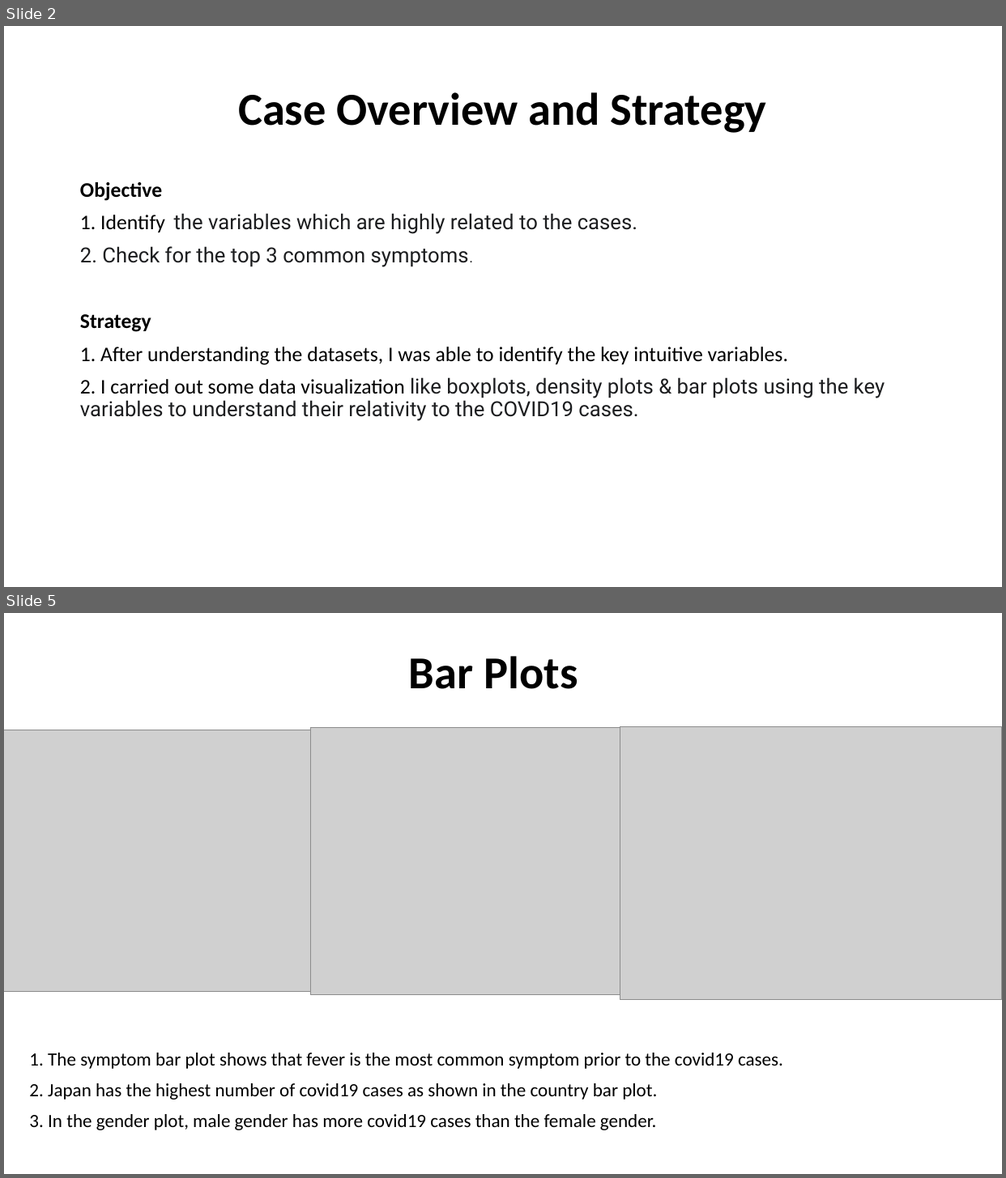
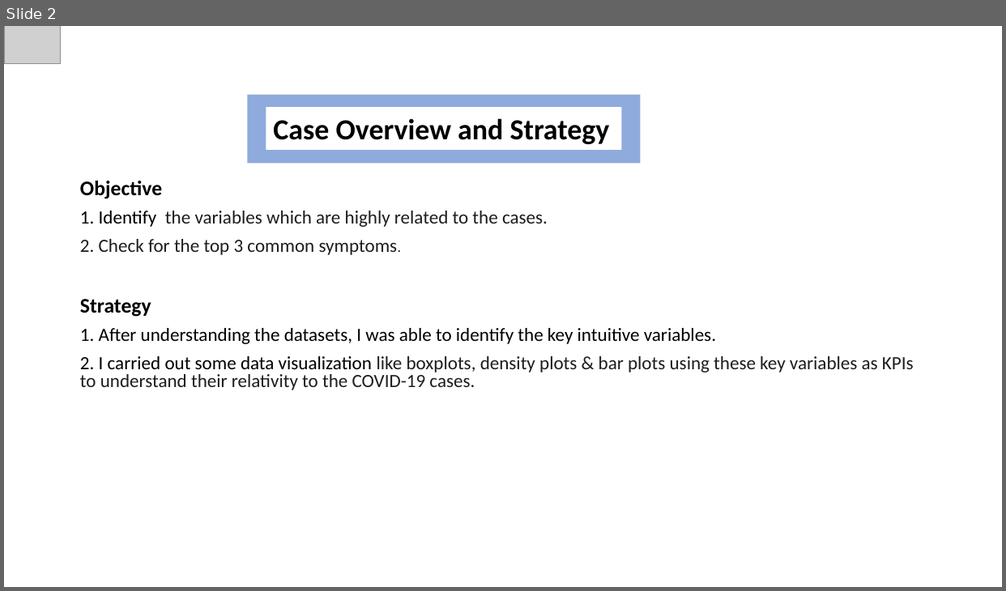
Before and after one commit to SireGift/Exploratory_Data_Analysis_for_COVID19, a slide deck: COVID19_Dataset_Report.pptx. Shown one above the other, each under a label of ours: slides 2 and 5 before the commit, slide 2 after it; the slides between them are not shown. The pictures are 1006x1178 and 1006x591 pixels, drawn with LibreOffice and Linux fonts; fonts in the diff are those of the drawing; grey boxes stand for pictures. Boxes give left, top, right and bottom in pixels: in the first picture for what was removed or moved away, otherwise in the second. Text is boxed around its words. In the diff, an @@ line names an element or a change of style, - is before the commit and + after.

```diff
--- a/COVID19_Dataset_Report.pptx
+++ b/COVID19_Dataset_Report.pptx
@@ slide 5 removed at bbox=[4, 613, 1002, 1174], background #FFFFFF @@
@@ title removed at bbox=[409, 656, 577, 689] @@
-Bar Plots
@@ picture removed at bbox=[4, 730, 338, 992] @@
@@ picture removed at bbox=[310, 727, 671, 995] @@
@@ picture removed at bbox=[620, 726, 1002, 999] @@
@@ text removed at bbox=[29, 1053, 783, 1131] @@
-1. The symptom bar plot shows that fever is the most common symptom prior to the covid19 cases.
-2. Japan has the highest number of covid19 cases as shown in the country bar plot.
-3. In the gender plot, male gender has more covid19 cases than the female gender.
@@ slide 2 changed as well @@
@@ picture added at bbox=[4, 26, 60, 63] @@
@@ rectangle added at bbox=[247, 95, 641, 164], fill #8FAADC, 18 pt, text #FFFFFF @@
+d
@@ rectangle "Case Overview and Strategy": place and size @@
-rectangle "Case Overview and Strategy" at bbox=[238, 92, 766, 133]
+rectangle "Case Overview and Strategy" at bbox=[266, 107, 621, 149]
@@ rectangle "Case Overview and Strategy" at bbox=[266, 107, 621, 149]: size 44 to 28 pt; alignment centre to left; line spacing 0.9 to 1; vertical alignment middle to top; fill none to #FFFFFF @@
@@ text at bbox=[80, 181, 716, 344]: size 20 to 18 pt in "1. Identify the variables which are highly ...", "2. Check for the top 3 common ...", "1. After understanding the datasets, I was ..."; font Roboto to Calibri in "the variables which are highly related to ...", "2. Check for the top 3 common ..."; line spacing 0.9 to 0.8 @@
@@ text at bbox=[80, 356, 914, 390]: text changed; size 20 to 18 pt; font Roboto to Calibri @@
-2. I carried out some data visualization like boxplots, density plots & bar plots using the key variables to understand their relativity to the COVID19 cases.
+2. I carried out some data visualization like boxplots, density plots & bar plots using these key variables as KPIs to understand their relativity to the COVID-19 cases.
```
Also in this commit, not shown: 3 other slides changed, 3 slides added, 1 other file.
